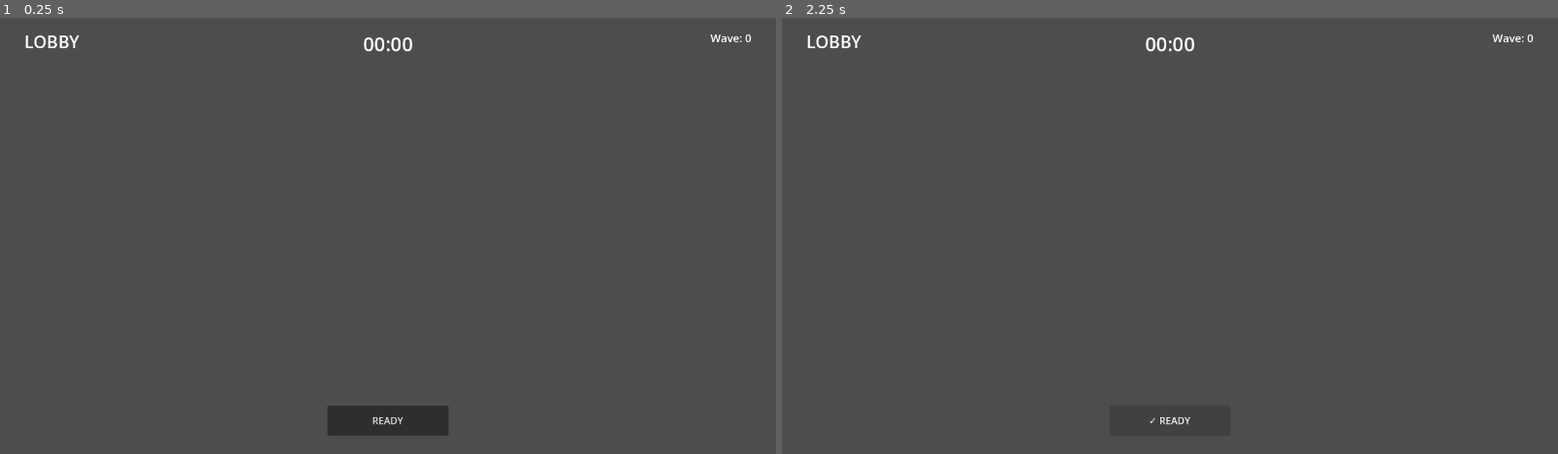
Above: before the commit, frames 1-2 (left to right).
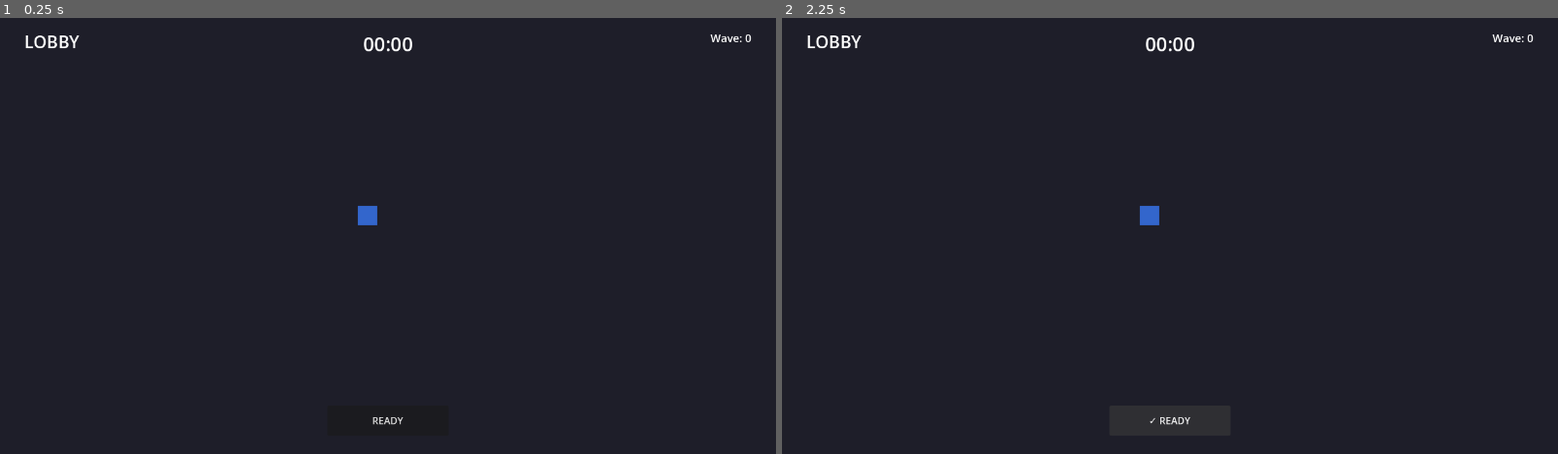
Above: after the commit, the same moments.

Repository: zhistokoepvpp-ctrl/hero-chaos
Game: Godot game, scene res://Scenes/Lobby.tscn
Same seed, same stepped clock (60 frames per second), same inputs: the game is played once before the commit and once after it. This scene is started directly instead of the project's main scene.
Inputs:
- Up to frame 1 (0.25 s): no input
- Up to frame 2 (2.25 s): click "READY" at 0.5 s; click "✓ READY" at 1.25 s; click "READY" at 2 s

The runs differ from the first frame. In frame 1, 99% of the frame differs, in the area x 0-100%, y 0-100%; in frame 2, 99%.

Commit message:
feat: wave counter in arena, lobby free-roam movement

Diff:
--- a/game/Scenes/Arena.tscn
+++ b/game/Scenes/Arena.tscn
@@ -149,3 +149,13 @@
 text = "200g"
 horizontal_alignment = 2
 theme_override_font_sizes/font_size = 16
+
+[node name="WaveLabel" type="Label" parent="."]
+layout_mode = 0
+offset_left = 540
+offset_top = 40
+offset_right = 740
+offset_bottom = 70
+text = "Wave 1"
+horizontal_alignment = 1
+theme_override_font_sizes/font_size = 18
--- a/game/Scenes/Lobby.tscn
+++ b/game/Scenes/Lobby.tscn
@@ -7,6 +7,30 @@
 anchors_preset = 0
 size = Vector2i(1280, 720)
 script = ExtResource("1")
+
+[node name="LobbyView" type="Node2D" parent="."]
+position = Vector2i(0, 0)
+
+[node name="Bg" type="ColorRect" parent="LobbyView"]
+position = Vector2i(-640, -360)
+size = Vector2i(2560, 1440)
+color = Color(0.08, 0.08, 0.12, 1)
+
+[node name="Floor" type="ColorRect" parent="LobbyView"]
+position = Vector2i(-640, -360)
+size = Vector2i(2560, 1440)
+color = Color(0.12, 0.12, 0.16, 1)
+
+[node name="HeroRect" type="ColorRect" parent="LobbyView"]
+position = Vector2i(590, 310)
+size = Vector2i(32, 32)
+color = Color(0.2, 0.4, 0.8, 1)
+
+[node name="TargetPos" type="ColorRect" parent="LobbyView"]
+position = Vector2i(0, 0)
+size = Vector2i(8, 8)
+color = Color(0, 1, 0, 0.5)
+visible = false
 
 [node name="TitleLabel" type="Label" parent="."]
 layout_mode = 0
--- a/game/Scripts/UI/ArenaUI.gd
+++ b/game/Scripts/UI/ArenaUI.gd
@@ -16,6 +16,7 @@
 @onready var q_cooldown_bg: ColorRect = $AbilityBox/QPanel/QCooldownBg
 @onready var w_cooldown_bg: ColorRect = $AbilityBox/WPanel/WCooldownBg
 @onready var gold_label: Label = $GoldLabel
+@onready var wave_label: Label = $WaveLabel
 
 var _hero: HeroBase = null
 var _wave_manager: WaveManager = null
@@ -252,6 +253,7 @@
 
 	level_label.text = "Lv.%d" % p.level
 	gold_label.text = "%dg" % p.gold
+	wave_label.text = "Wave %d" % GameManager.current_wave
 
 	var hp_ratio = clamp(_current_hp / _max_hp, 0.0, 1.0)
 	var mana_ratio = clamp(_current_mana / _max_mana, 0.0, 1.0)
--- a/game/Scripts/UI/LobbyUI.gd
+++ b/game/Scripts/UI/LobbyUI.gd
@@ -1,5 +1,8 @@
 extends Control
 
+@onready var lobby_view: Node2D = $LobbyView
+@onready var hero_rect: ColorRect = $LobbyView/HeroRect
+@onready var target_pos: ColorRect = $LobbyView/TargetPos
 @onready var title_label: Label = $TitleLabel
 @onready var timer_label: Label = $TimerLabel
 @onready var wave_label: Label = $WaveLabel
@@ -7,10 +10,35 @@
 @onready var btn_ready: Button = $BtnReady
 
 var is_ready: bool = false
+var _move_target: Vector2 = Vector2.ZERO
+var _is_moving: bool = false
+var _hero_speed: float = 300.0
 
 func _ready():
 	btn_ready.pressed.connect(_on_ready_pressed)
 	GameManager.phase_changed.connect(_on_phase_changed)
+	_spawn_hero()
+
+func _spawn_hero():
+	if not GameManager.players.has(GameManager.local_player_id):
+		return
+	var p = GameManager.players[GameManager.local_player_id]
+	hero_rect.color = _get_hero_color(p.hero_type)
+	hero_rect.position = Vector2(590, 310)
+
+func _get_hero_color(h_type: int) -> Color:
+	match h_type:
+		Constants.HeroType.WARRIOR: return Color(0.8, 0.3, 0.2)
+		Constants.HeroType.ARCHER: return Color(0.2, 0.6, 0.2)
+		Constants.HeroType.MAGE: return Color(0.2, 0.3, 0.8)
+		Constants.HeroType.ASSASSIN: return Color(0.3, 0.3, 0.3)
+		Constants.HeroType.PALADIN: return Color(0.9, 0.8, 0.4)
+		Constants.HeroType.NECROMANCER: return Color(0.4, 0.2, 0.6)
+		Constants.HeroType.BERSERKER: return Color(0.8, 0.1, 0.1)
+		Constants.HeroType.SHAMAN: return Color(0.2, 0.7, 0.7)
+		Constants.HeroType.GUNSLINGER: return Color(0.6, 0.5, 0.3)
+		Constants.HeroType.SPELLBLADE: return Color(0.5, 0.3, 0.8)
+	return Color(0.5, 0.5, 0.5)
 
 func _process(delta):
 	if GameManager.phase == Constants.GamePhase.LOBBY:
@@ -18,6 +46,22 @@
 		timer_label.text = "%02d:%02d" % [t / 60, t % 60]
 		wave_label.text = "Wave: %d" % (GameManager.current_wave + 1)
 		_update_player_list()
+
+	if _is_moving:
+		var dir = (_move_target - hero_rect.position)
+		if dir.length() > 4:
+			hero_rect.position += dir.normalized() * _hero_speed * delta
+			target_pos.position = _move_target - Vector2(4, 4)
+			target_pos.visible = true
+		else:
+			_is_moving = false
+			target_pos.visible = false
+
+func _input(event):
+	if not (event is InputEventMouseButton and event.button_index == MOUSE_BUTTON_RIGHT and event.pressed):
+		return
+	_move_target = event.position
+	_is_moving = true
 
 func _update_player_list():
 	for child in player_list.get_children():
